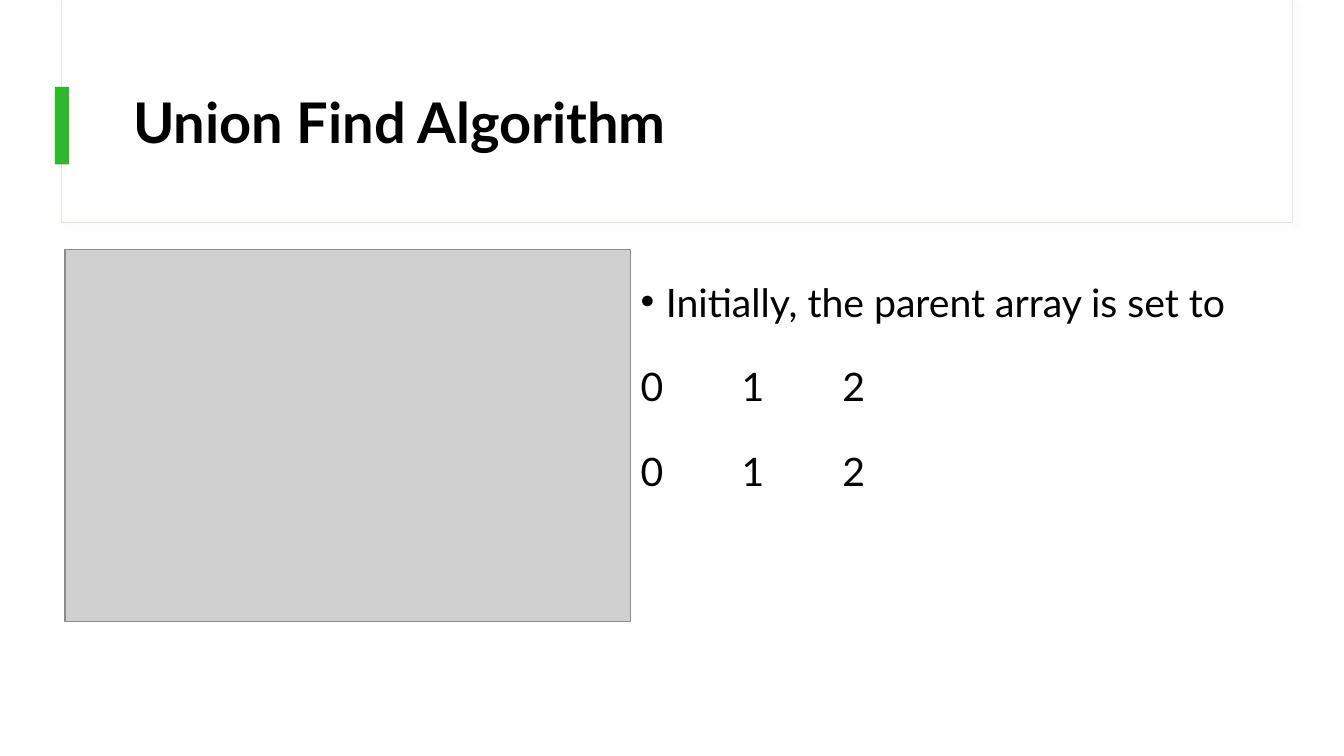
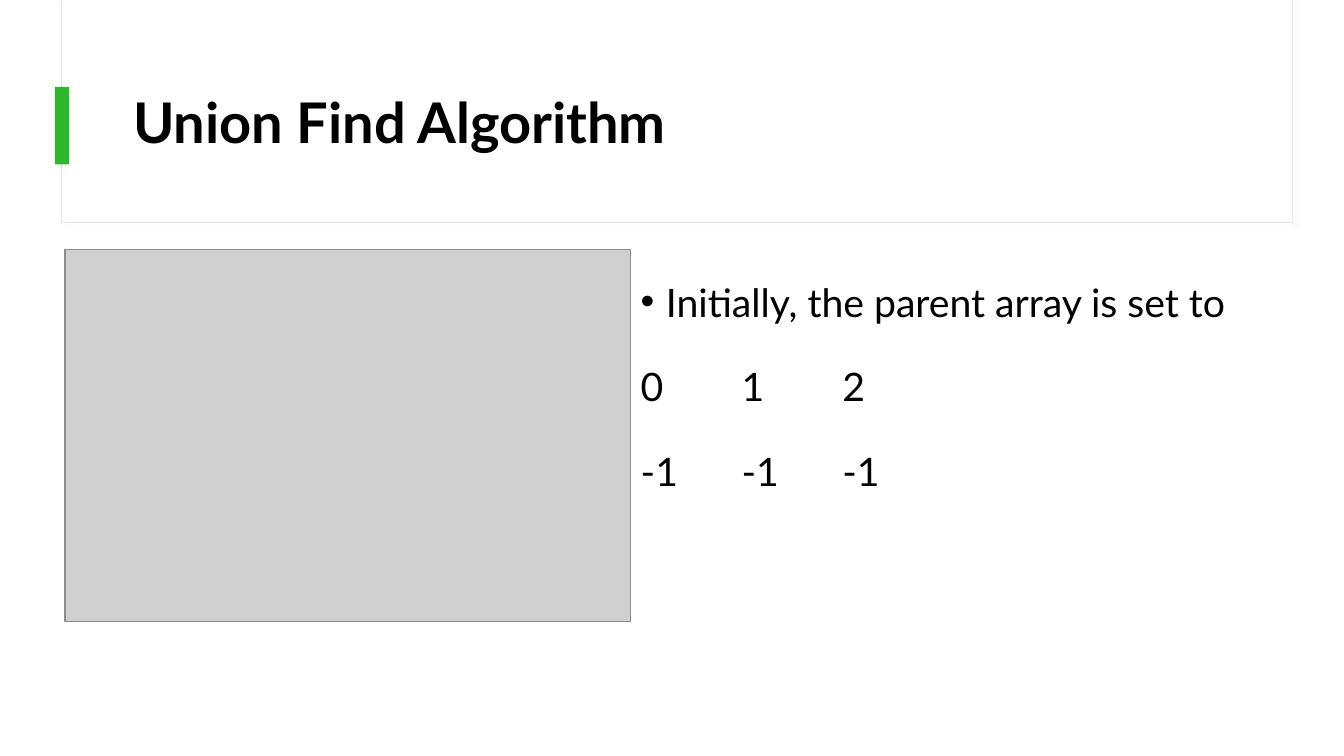
Before and after one commit to KarinaSang/Teaching, a slide deck: slide 23 of CCC_Senior/Week4/Week4.pptx. Drawn at 1344x756 pixels with LibreOffice and Linux fonts; fonts in the diff are those of the drawing; grey boxes stand for pictures. Boxes give left, top, right and bottom in pixels: in the first picture for what was removed or moved away, otherwise in the second. Text is boxed around its words. In the diff, an @@ line names an element or a change of style, - is before the commit and + after.

```diff
--- a/CCC_Senior/Week4/Week4.pptx
+++ b/CCC_Senior/Week4/Week4.pptx
@@ text at box(641, 458, 879, 486): text changed @@
-0 1 2
+-1 -1 -1
```
Also in this commit, not shown: 4 other slides changed, 11 other files.
